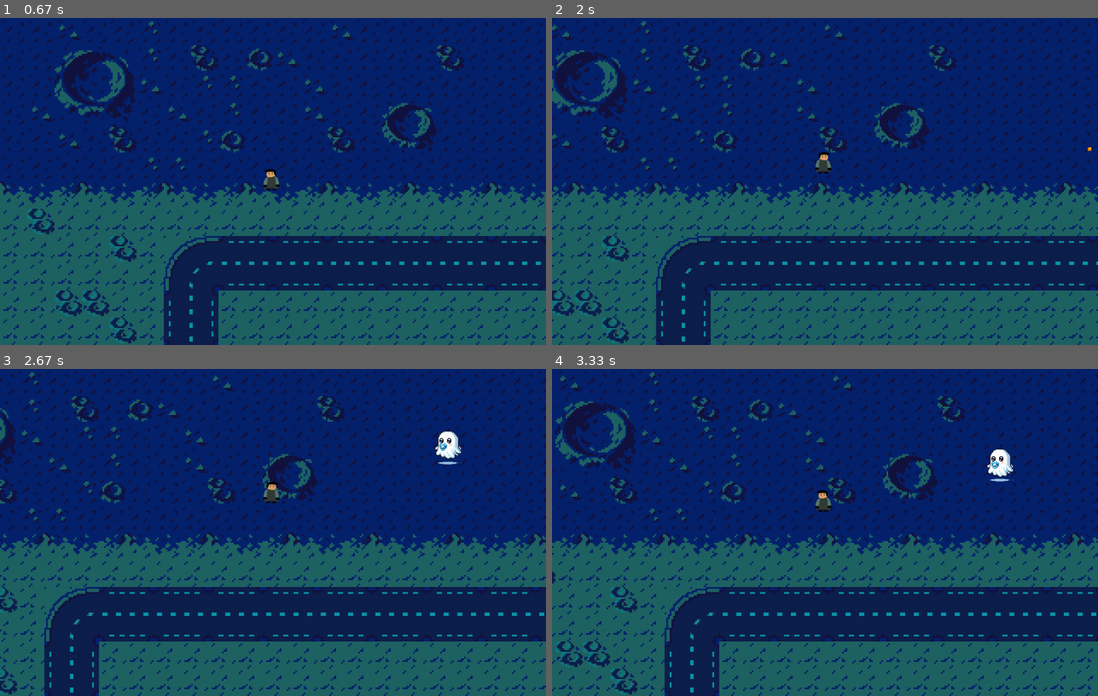
Above: before the commit, frames 1-4 (two rows, left to right).
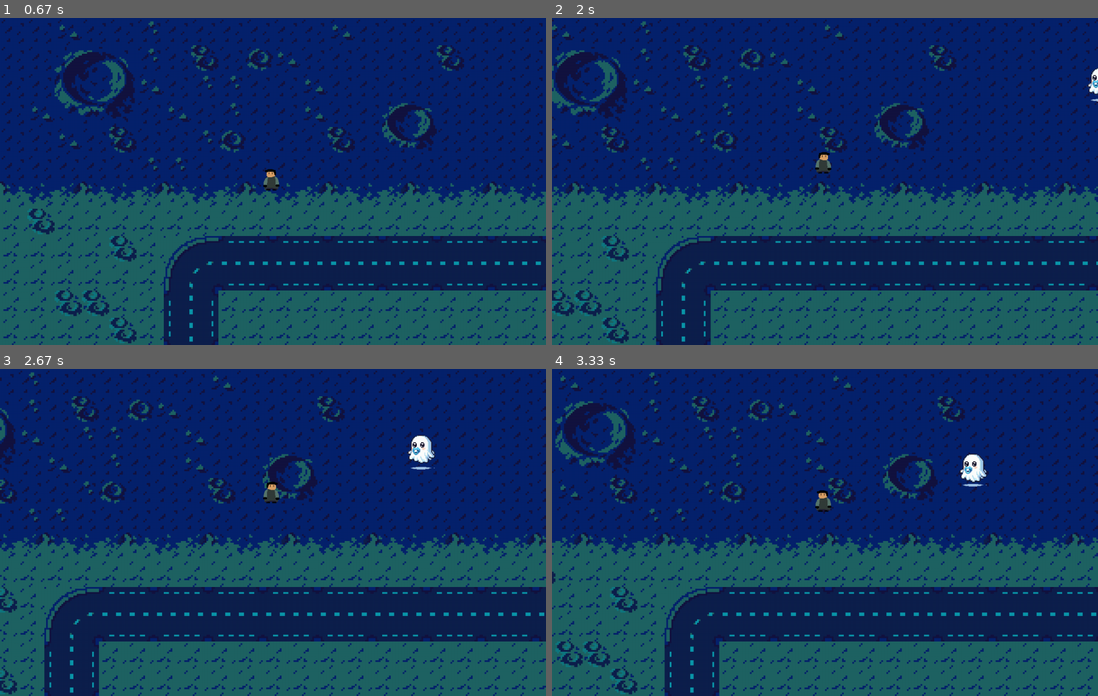
Above: after the commit, the same moments.

Repository: jgabrielsg/LP-PyGame
Game: pygame game, started from main.py
Two runs of this game, one before a commit and one after it. Both use one fixed random seed, a clock stepped at 60 frames per second and the inputs below.
Inputs (mouse positions are in pixels of both pictures, inside the frame that each line leads up to):
- Up to frame 1 (0.67 s): click "PLAY" at 0.38 s
- Up to frame 2 (2 s): click (999, 171) at 0.72 s; click (825, 201) at 1.05 s; hold Right 1.33-1.8 s; move the mouse to (693, 184) at 1.37 s; hold Up from 1.83 s (still down)
- Up to frame 3 (2.67 s): release Up at 2.13 s; hold Right 2.17-2.63 s
- Up to frame 4 (3.33 s): hold Left 2.67-3.2 s; hold Down from 3.23 s (still down)

Frame 1 is identical in both runs. In frame 2, 0.1% of the frame differs, in the area x 98-100%, y 15-41%; in frame 3, 0.7%; in frame 4, 0.7%, in the area x 74-85%, y 24-36%.

Commit message:
Tentando balancear o jogo

Diff:
--- a/characters/enemy.py
+++ b/characters/enemy.py
@@ -38,7 +38,7 @@
 class Enemy_Tank(Enemy):
     def __init__(self, pos, groups, animation_images):
         super().__init__(pos, groups, 50, image_path="assets/images/ogro_1.png")
-        self.speed = 1
+        self.speed = 1.5
 
         # Usando as imagens pré carregadas
         self.animation_images = animation_images.copy()
--- a/main.py
+++ b/main.py
@@ -52,12 +52,13 @@
 
         # Controle de Mana
         self.manaGenerationCooldown = 1
+        self.MaxMana = 25
         self.manaCount = 0
         self.manaTime = 0
 
         # Controle de Inimigos
         self.enemies = []
-        self.enemyGenerationCooldown = 1
+        self.enemyGenerationCooldown = 0.8
         self.enemyTime = 0
         self.LastBossTime = 0
 
@@ -82,7 +83,7 @@
         self.LazerBeamCooldown = 7
         self.LazerTime = 0
 
-        self.playerCooldown = 2
+        self.playerCooldown = 1
         self.playerLastShot = 0
 
         self.running = True
@@ -105,6 +106,8 @@
 
                 self.Magics[upgrade] += 1
 
+                self.playerCooldown = 1 - (self.Magics["Fire Rate"]/10)
+
                 self.Upgrading = False
 
             # Limita a taxa de quadros (FPS)
@@ -128,10 +131,10 @@
             elif event.type == pygame.MOUSEBUTTONDOWN:
                 if self.running == True:
 
-                    if (pygame.time.get_ticks() - self.playerLastShot) > self.playerCooldown:
+                    if (pygame.time.get_ticks() - self.playerLastShot)/1000 > self.playerCooldown:
                         PlayerProjectile = Bullet(self.player.rect.center, pygame.mouse.get_pos(), [self.attack_sprites, self.camera], self.Magics["Dano Base"], self.camera.offset, image_path="assets/images/bullet.png")
                         self.projectiles.append(PlayerProjectile)
-                        self.playerCooldown = pygame.time.get_ticks()
+                        self.playerLastShot = pygame.time.get_ticks()
 
     def collisions(self):
         #Função que cuida das colisões de dano (inimigo - player), (tiro - inimigo)
@@ -159,8 +162,8 @@
     def update(self):
         tempo = (pygame.time.get_ticks() - self.start_time) / 1000
 
-        #Cria mana a cada dois segundos (se já não estiver muita mana no mapa)
-        if self.manaCount < 15: self.randomizador_mana(tempo)
+        # Cria mana a cada dois segundos (se já não estiver muita mana no mapa)
+        if self.manaCount < self.MaxMana: self.randomizador_mana(tempo)
 
         # Spawna os inimigos em intervalos de tempo aleatórios.
         self.randomizador_inimigos(tempo)
@@ -218,7 +221,7 @@
         if tempo > (self.enemyTime + self.enemyGenerationCooldown):
 
             self.enemyTime = tempo
-            self.spawn_enemy(random.randint(1,2))
+            self.spawn_enemy(random.randint(1,4))
 
             #Dificultando com o passar do tempo
             if tempo > 90: self.enemyGenerationCooldown = 0.1
@@ -229,7 +232,7 @@
             else: self.enemyGenerationCooldown = 3
 
         if (tempo - self.LastBossTime) > 60:
-            self.spawn_enemy(3)
+            self.spawn_enemy(5)
             self.LastBossTime = tempo
 
     #Define quando uma mana deve ser spawnada
@@ -250,13 +253,13 @@
         y = self.player.rect.centery + distancia * math.sin(angle)
 
         #Cria os inimigos com base no tipo deles
-        if type == 1:
+        if type < 4:
             NewEnemy = Enemy_Tank((x, y), [self.attackable_sprites, self.camera, self.damagePlayer_sprites], self.Ogre_animation_images)
             self.enemies.append(NewEnemy)
-        elif type == 2:
+        elif type == 4:
             NewEnemy = Enemy_Shooter((x, y), [self.attackable_sprites, self.camera, self.damagePlayer_sprites], self.Ghost_animation_images)
             self.enemies.append(NewEnemy)
-        elif type == 3:
+        elif type == 5:
             NewEnemy = Boss((x, y), [self.attackable_sprites, self.camera, self.damagePlayer_sprites])
             self.enemies.append(NewEnemy)
 
--- a/mana.py
+++ b/mana.py
@@ -10,8 +10,8 @@
         self.rect = self.image.get_rect(center = pos)
 
         if type == 1:
-            self.xp = 10
+            self.xp = 25
         elif type == 2:
-            self.xp = 25
+            self.xp = 50
         else:
-            self.xp = 50
+            self.xp = 100
